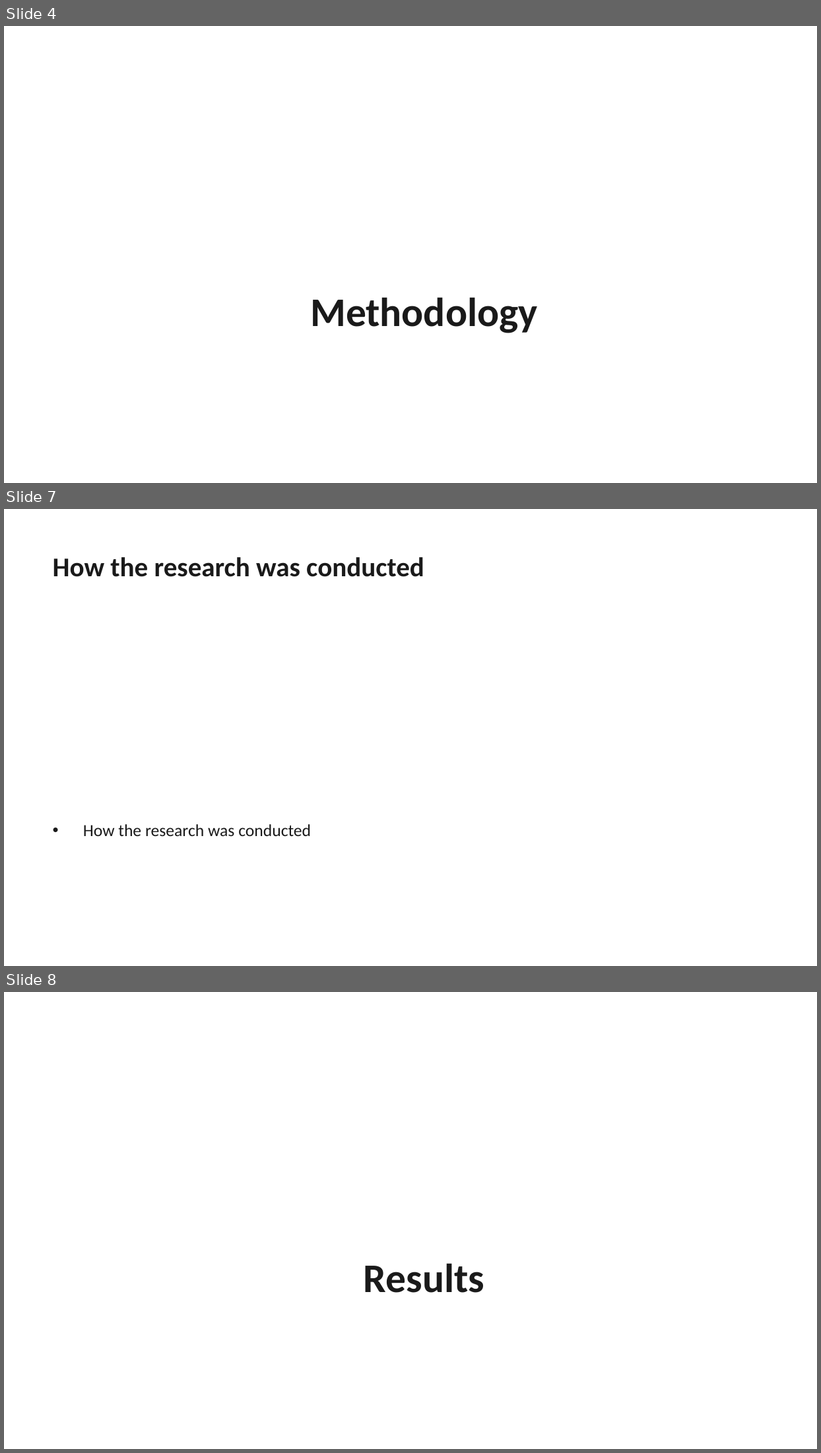
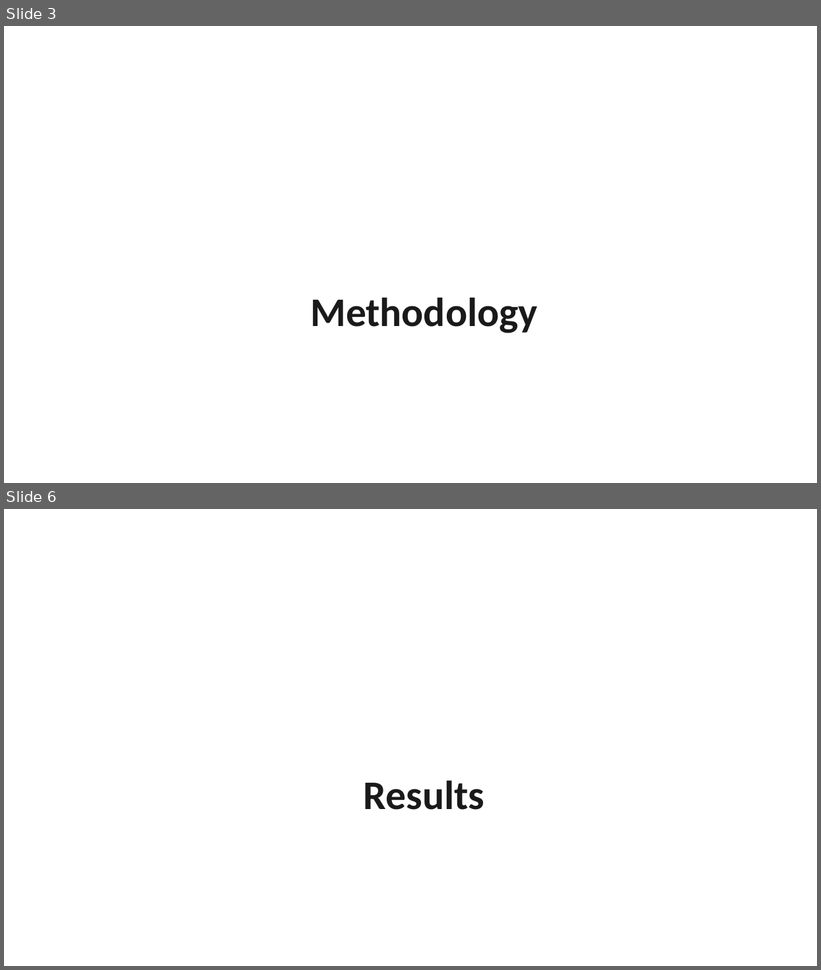
Before and after one commit to AdamYin007/Presentation-OS, a slide deck: examples/business-review/e2e-output.pptx. Shown one above the other, each under a label of ours: slides 4, 7 and 8 before the commit, slides 3 and 6 after it; the slides between them are not shown. The pictures are 821x1453 and 821x970 pixels, drawn with LibreOffice and Linux fonts; fonts in the diff are those of the drawing. Boxes give left, top, right and bottom in pixels: in the first picture for what was removed or moved away, otherwise in the second. Text is boxed around its words. In the diff, an @@ line names an element or a change of style, - is before the commit and + after.

```diff
--- a/examples/business-review/e2e-output.pptx
+++ b/examples/business-review/e2e-output.pptx
@@ slide 7 removed at <box>4,509,817,966</box>, background #FFFFFF @@
@@ text removed at <box>53,557,424,577</box> @@
-How the research was conducted
@@ text removed at <box>83,824,311,836</box> @@
-• How the research was conducted
@@ what was slide 4 is now slide 3 @@
@@ what was slide 8 is now slide 6 @@
```
Also in this commit, not shown: 4 slides changed, 1 slide added, 6 other slides removed, 12 other files.
